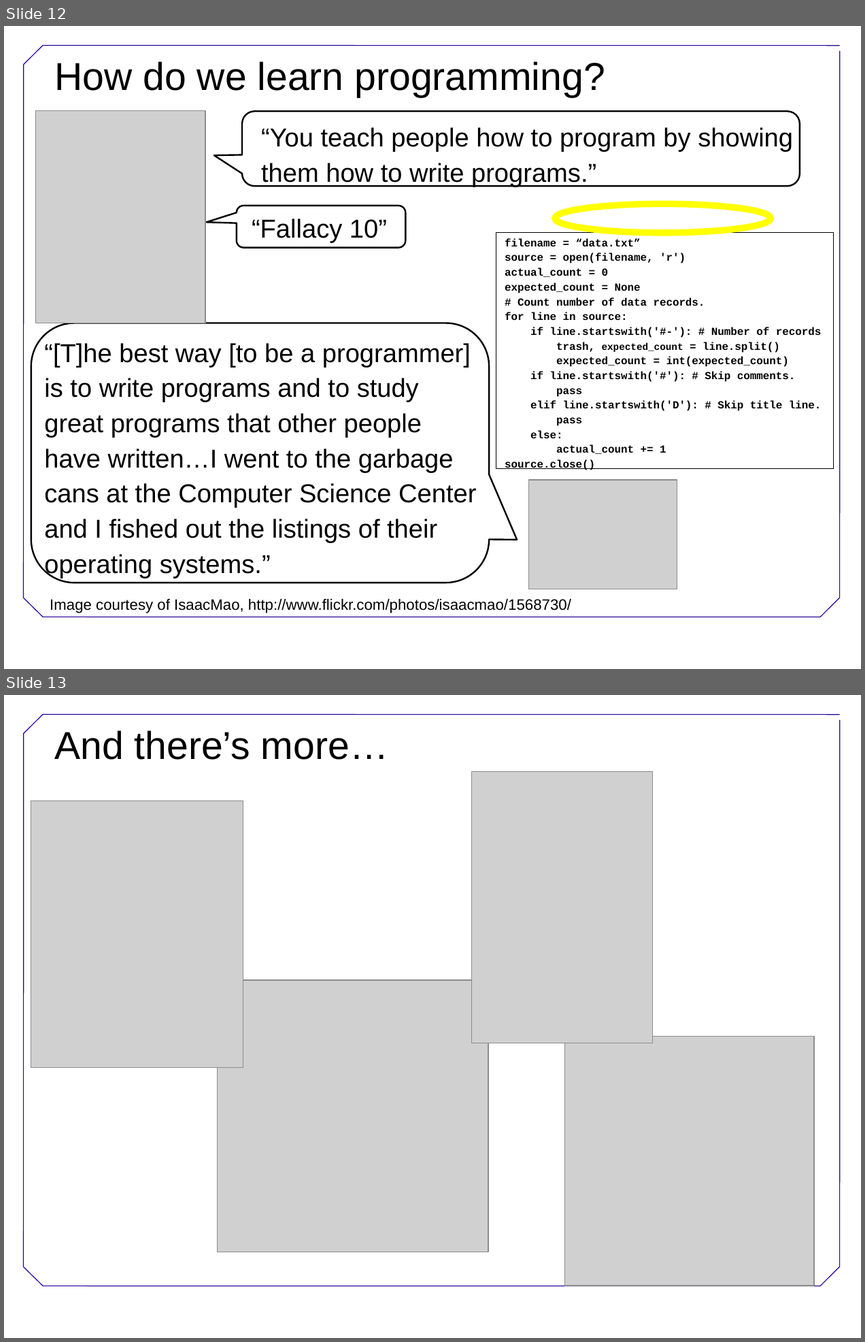
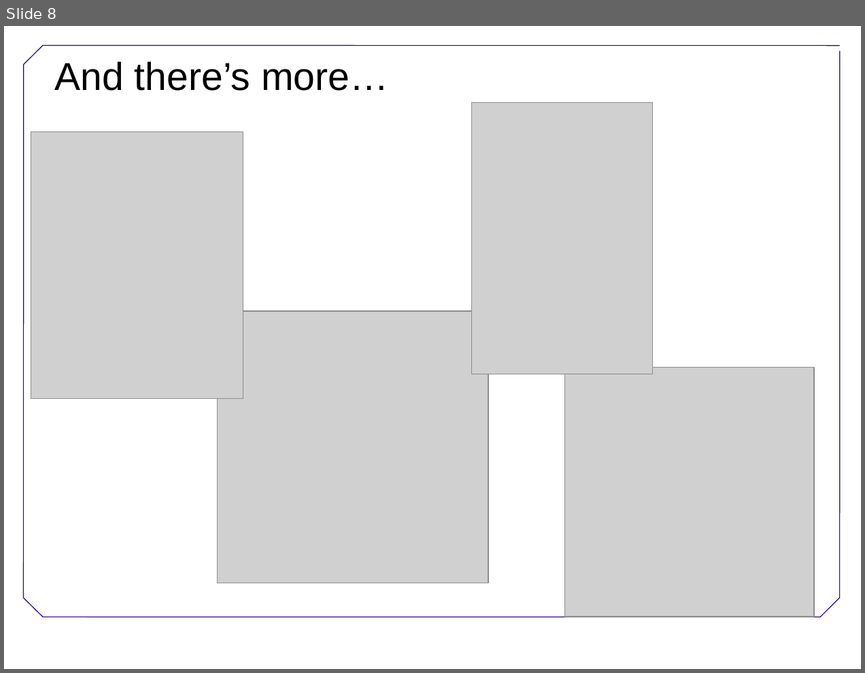
Before and after one commit to swcarpentry/DEPRECATED-boot-camps, a slide deck: Conclusion.ppt. Shown one above the other, each under a label of ours: slides 12 and 13 before the commit, slide 8 after it. The pictures are 865x1342 and 865x673 pixels, drawn with LibreOffice and Linux fonts; fonts in the diff are those of the drawing; grey boxes stand for pictures; background and template pictures are left out. Boxes give left, top, right and bottom in pixels: in the first picture for what was removed or moved away, otherwise in the second. Text is boxed around its words. In the diff, an @@ line names an element or a change of style, - is before the commit and + after.

```diff
--- a/Conclusion.ppt
+++ b/Conclusion.ppt
@@ slide 12 removed at bbox=[4, 26, 861, 669], background #FFFFFF; not listed: 8 template elements that a slide beside it also shows @@
@@ title removed at bbox=[54, 61, 605, 97] @@
-How do we learn programming?
@@ picture removed at bbox=[36, 111, 205, 323] @@
@@ rounded speech box removed at bbox=[242, 112, 800, 186] @@
@@ text removed at bbox=[261, 127, 793, 187] @@
-“You teach people how to program by showing them how to write programs.”
@@ rounded speech box removed at bbox=[237, 206, 405, 248] @@
@@ ellipse removed at bbox=[555, 204, 772, 233] @@
@@ text removed at bbox=[252, 218, 387, 243] @@
-“Fallacy 10”
@@ rectangle removed at bbox=[496, 233, 834, 469] @@
-filename = “data.txt”
-source = open(filename, 'r')
-actual_count = 0
-expected_count = None
-# Count number of data records.
-for line in source:
-if line.startswith('#-'): # Number of records
-trash, expected_count = line.split()
-expected_count = int(expected_count)
-if line.startswith('#'): # Skip comments.
-pass
-elif line.startswith('D'): # Skip title line.
-pass
-else:
-actual_count += 1
-source.close()
@@ rounded speech box removed at bbox=[31, 323, 489, 583] @@
@@ text removed at bbox=[44, 343, 476, 578] @@
-“[T]he best way [to be a programmer] is to write programs and to study great programs that other people have written…I went to the garbage cans at the Computer Science Center and I fished out the listings of their operating systems.”
@@ picture removed at bbox=[529, 480, 677, 589] @@
@@ text removed at bbox=[50, 599, 571, 613] @@
-Image courtesy of IsaacMao, http://www.flickr.com/photos/isaacmao/1568730/
@@ what was slide 13 is now slide 8 @@
```
Also in this commit, not shown: 1 slide changed, 4 other slides removed.
